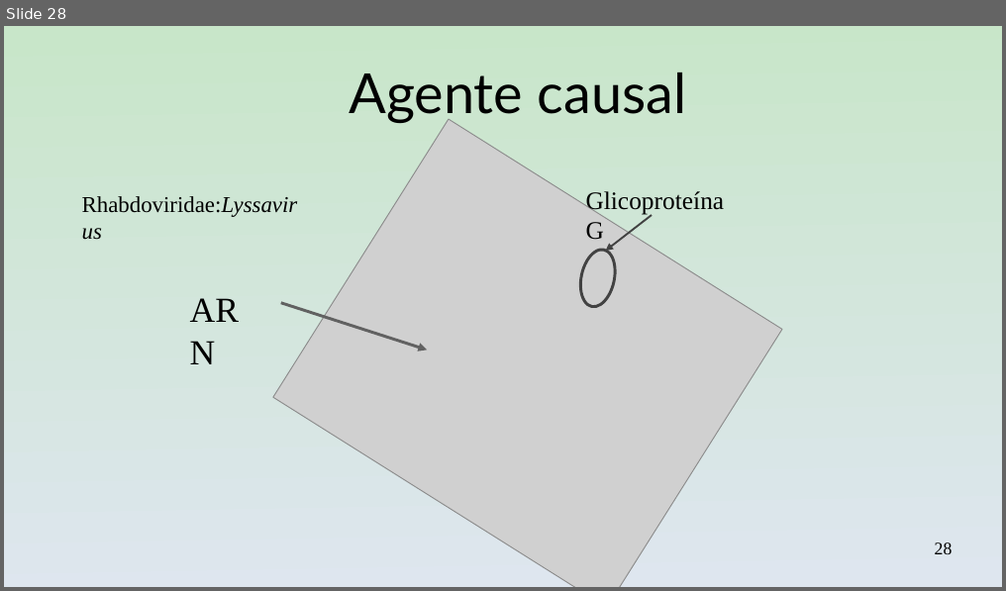
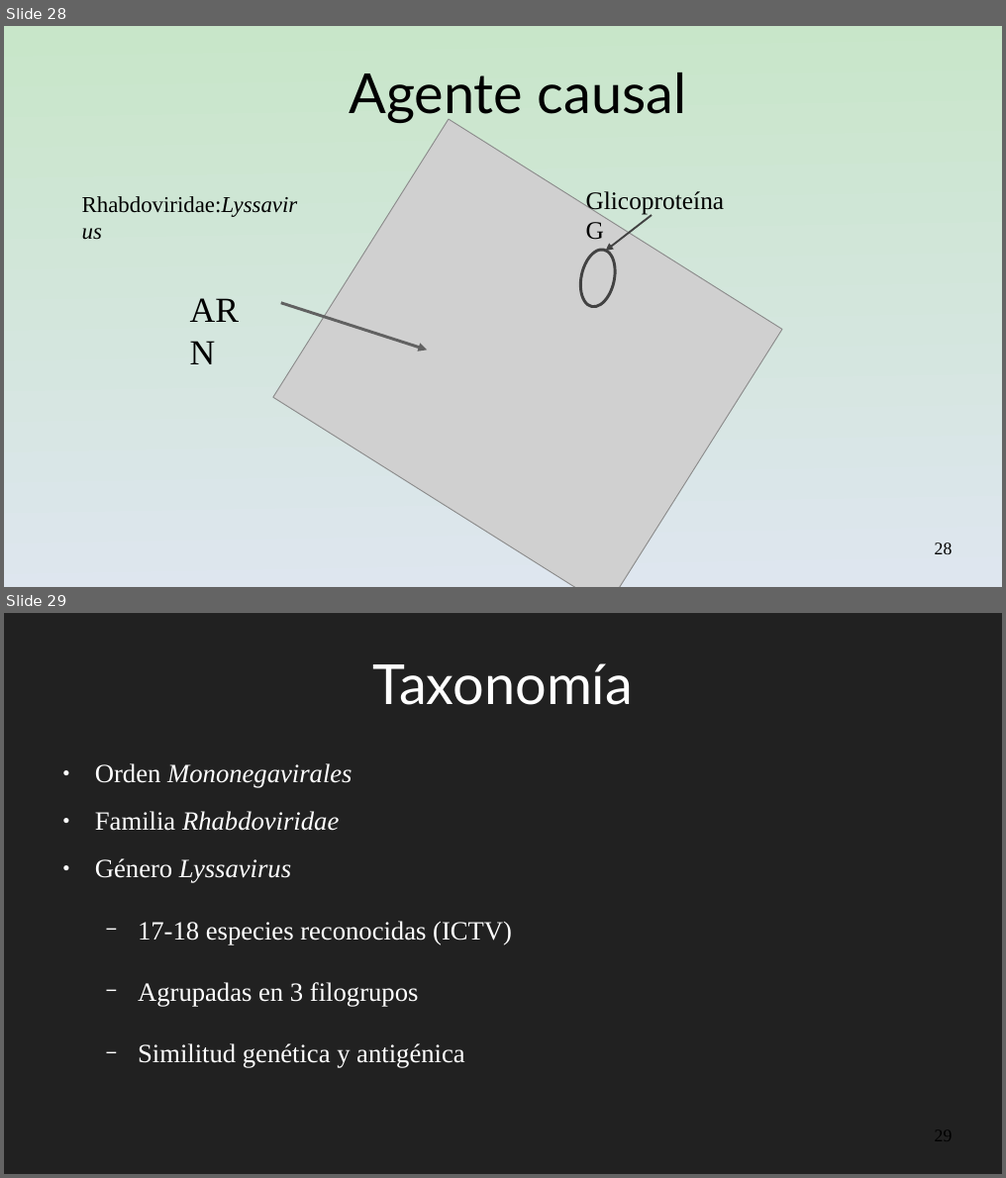
Before and after one commit to gerardommc/Medicina-Cons, a slide deck: Infecciosas.odp. Shown one above the other, each under a label of ours: slide 28 before the commit, slides 28 and 29 after it. The pictures are 1006x591 and 1006x1178 pixels, drawn with LibreOffice and Linux fonts; fonts in the diff are those of the drawing; grey boxes stand for pictures. Boxes give left, top, right and bottom in pixels: in the first picture for what was removed or moved away, otherwise in the second. Text is boxed around its words. In the diff, an @@ line names an element or a change of style, - is before the commit and + after.

```diff
--- a/Infecciosas.odp
+++ b/Infecciosas.odp
@@ slide 29 added at [4,613,1002,1174], background #212121 @@
@@ title added at [373,663,634,705], 44 pt, text #FFFFFF @@
+Taxonomía
@@ text added at [95,763,512,1068], 21 pt, text #FFFFFF @@
+● Orden Mononegavirales
+● Familia Rhabdoviridae
+● Género Lyssavirus
+  − 17-18 especies reconocidas (ICTV)
+  − Agrupadas en 3 filogrupos
+  − Similitud genética y antigénica
```
Also in this commit, not shown: 4 other slides added, 1 slide removed, 2 other files.
